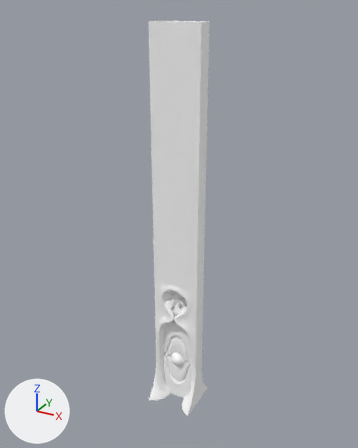
The FBX model projects/MAYA/scenes/Ani/Door/P01_WL02_A.fbx as it was, and as the next commit left it.
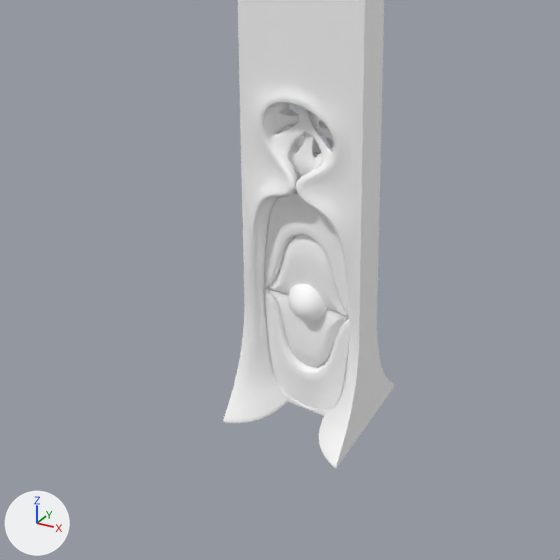
Each version appears first whole from a camera (50 mm lens) standing at (4.33, -7.85, 8.23) and looking at (-0.13, 0.25, 4.18), and next in a close-up on the part from 20% to 74% of the width and 57% to 100% of the height. Every picture has the same lights, and +X, +Y and +Z are marked at lower left. The first two pictures are the older version. Both versions are drawn at frame 1136 of the action 'Take 001|BaseLayer'; the numbers are the values there.

In view in the first close-up: 'P01_WL02_A_P1', 'P01_WL02_A_P2', 'P01_WL02_A_P3a', 'P01_WL02_A_P3b', 'P01_WL02_A_P3c', 'P01_WL02_A_P3d', 'P01_WL02_A_P3e', 'P01_WL02_A_P3f', 'P01_WL02_A_P3g', 'P01_WL02_A_P3h', 'P01_WL02_A_P3i'.
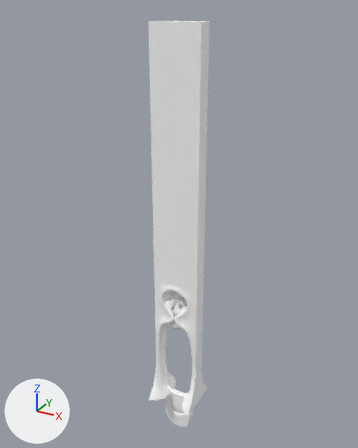
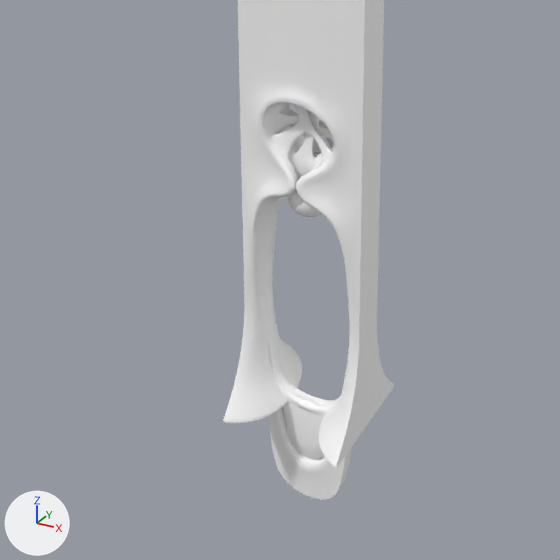
Location of each change, (x1, y1, x2, y2) in pixels of the close-ups (560 x 560 px):
'P01_WL02_A_P3h', moved
    before: (264, 286, 308, 406)
    after: (268, 408, 308, 496)
'P01_WL02_A_P3i', moved
    before: (305, 319, 349, 409)
    after: (305, 447, 352, 500)
'P01_WL02_A_P3e', moved
    before: (305, 308, 349, 367)
    after: (305, 396, 329, 459)
'P01_WL02_A_P3d', moved
    before: (268, 288, 308, 366)
    after: (281, 388, 311, 458)
'P01_WL02_A_P3g', moved, rescaled (not visible afterwards)
    before: (264, 192, 307, 288)
'P01_WL02_A_P3f', moved, rescaled (not visible afterwards)
    before: (305, 204, 349, 317)
'P01_WL02_A_P3c', moved, rescaled (not visible afterwards)
    before: (305, 237, 347, 315)
'P01_WL02_A_P3a', moved
    before: (288, 284, 328, 321)
    after: (288, 189, 321, 217)
'P01_WL02_A_P3b', moved, rescaled (not visible afterwards)
    before: (268, 235, 308, 294)

The change, as a list of edits to the scene's bpy script:
```text
Change ob_p01_wl02_a_p3d:
    ob_p01_wl02_a_p3d.location: (0.0, 101.9, 0.0) -> (0.0, 7.452, 0.0)
Change ob_p01_wl02_a_p3f:
    ob_p01_wl02_a_p3f.location: (0.00147, 104.1, 0.0) -> (0.00147, 202.0, 0.0)
    ob_p01_wl02_a_p3f.scale: (1.0, 0.99, 1.0) -> (1.0, 0.1, 1.0)
Change ob_p01_wl02_a_p3e:
    ob_p01_wl02_a_p3e.location: (0.0, 101.9, 0.0) -> (0.0, 7.452, 0.0)
Change ob_p01_wl02_a_p3c:
    ob_p01_wl02_a_p3c.location: (0.0, 104.1, 0.0) -> (0.0, 202.0, 0.0)
    ob_p01_wl02_a_p3c.scale: (1.0, 0.99, 1.0) -> (1.0, 0.1, 1.0)
Change ob_p01_wl02_a_p3g:
    ob_p01_wl02_a_p3g.location: (0.00147, 104.1, 0.0) -> (0.00147, 202.0, 0.0)
    ob_p01_wl02_a_p3g.scale: (1.0, 0.99, 1.0) -> (1.0, 0.1, 1.0)
Change ob_p01_wl02_a_p3h:
    ob_p01_wl02_a_p3h.location: (0.00146, 102.0, 0.0) -> (0.0, 7.452, 0.0)
Change ob_p01_wl02_a_p3a:
    ob_p01_wl02_a_p3a.location: (0.00146, 104.1, 0.0) -> (0.0, 199.5, 0.0)
Change ob_p01_wl02_a_p3i:
    ob_p01_wl02_a_p3i.location: (0.00146, 102.0, 0.0) -> (0.0, 7.452, 0.0)
Change ob_p01_wl02_a_p3b:
    ob_p01_wl02_a_p3b.location: (0.0, 104.1, 0.0) -> (0.0, 202.0, 0.0)
    ob_p01_wl02_a_p3b.scale: (1.0, 0.99, 1.0) -> (1.0, 0.1, 1.0)
```
